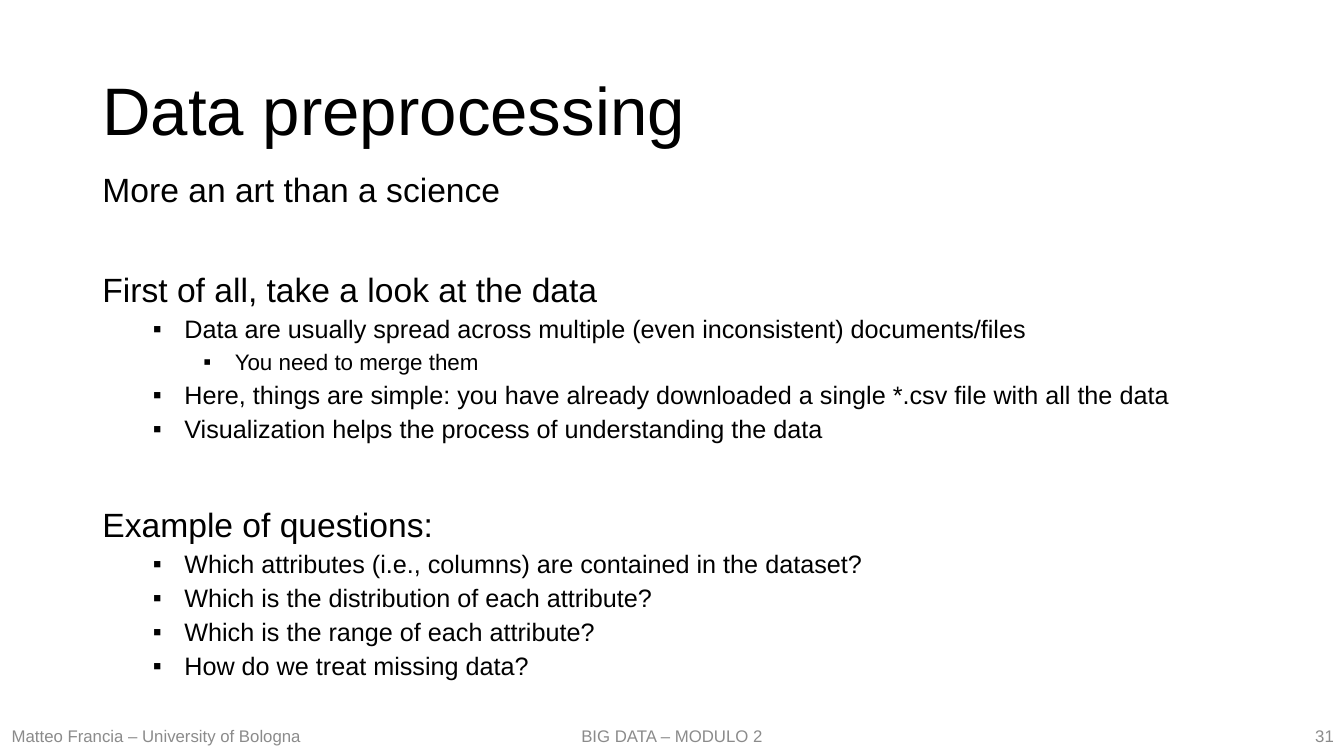
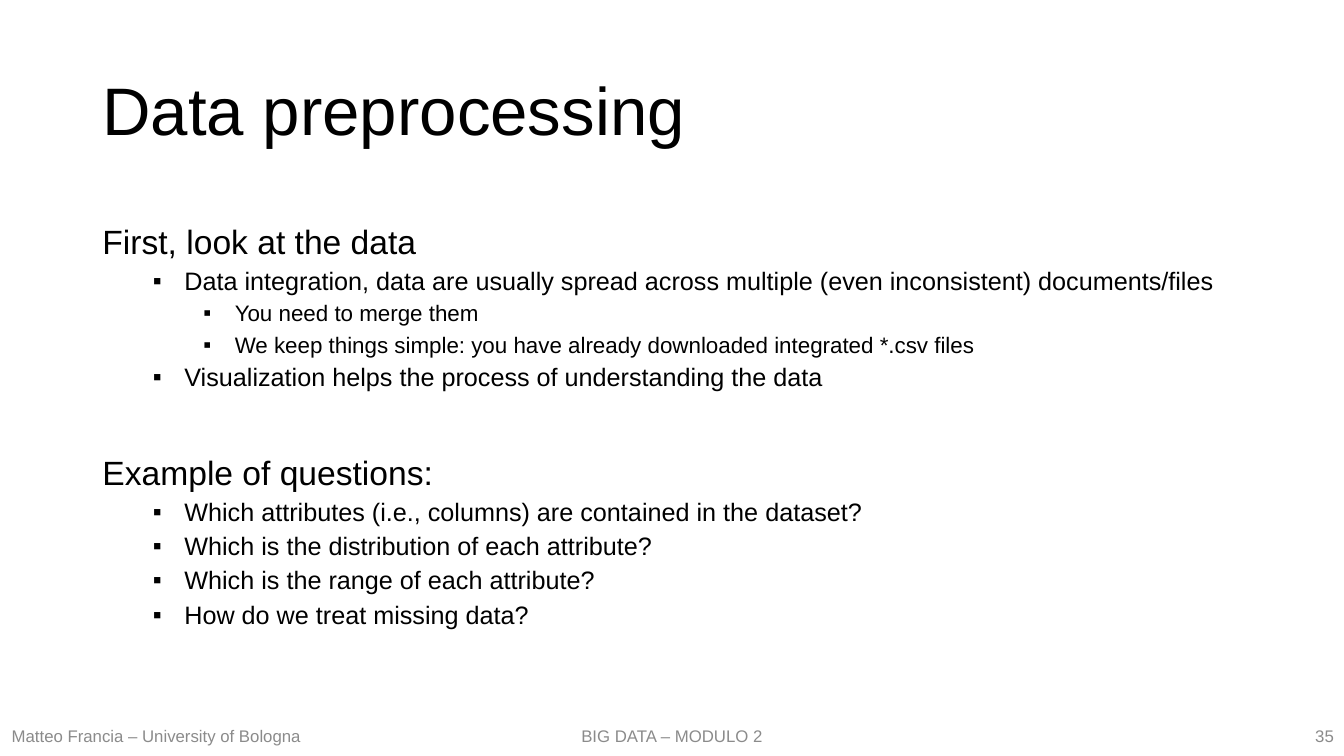
Before and after one commit to w4bo/teaching-handsondatapipelines, a slide deck: slide 35 of 01-DataPreprocessing/slides.pptx (slide 31 before the commit). Drawn at 1344x756 pixels with LibreOffice and Linux fonts; fonts in the diff are those of the drawing. Boxes give left, top, right and bottom in pixels: in the first picture for what was removed or moved away, otherwise in the second. Text is boxed around its words. In the diff, an @@ line names an element or a change of style, - is before the commit and + after.

```diff
--- a/01-DataPreprocessing/slides.pptx
+++ b/01-DataPreprocessing/slides.pptx
@@ text at box(102, 229, 1213, 295): text changed @@
-More an art than a science
-First of all, take a look at the data
-  ▪ Data are usually spread across multiple (even inconsistent) documents/files
+First, look at the data
+  ▪ Data integration, data are usually spread across multiple (even inconsistent) documents/files
@@ text at box(235, 336, 974, 358): text changed; size 18 to 16 pt @@
-  ▪ Here, things are simple: you have already downloaded a single *.csv file with all the data
+    ▪ We keep things simple: you have already downloaded integrated *.csv files
@@ page number at box(1315, 730, 1334, 742): text changed @@
-31
+35
```
Also in this commit, not shown: 20 other slides changed, 5 slides added, 4 other files.
